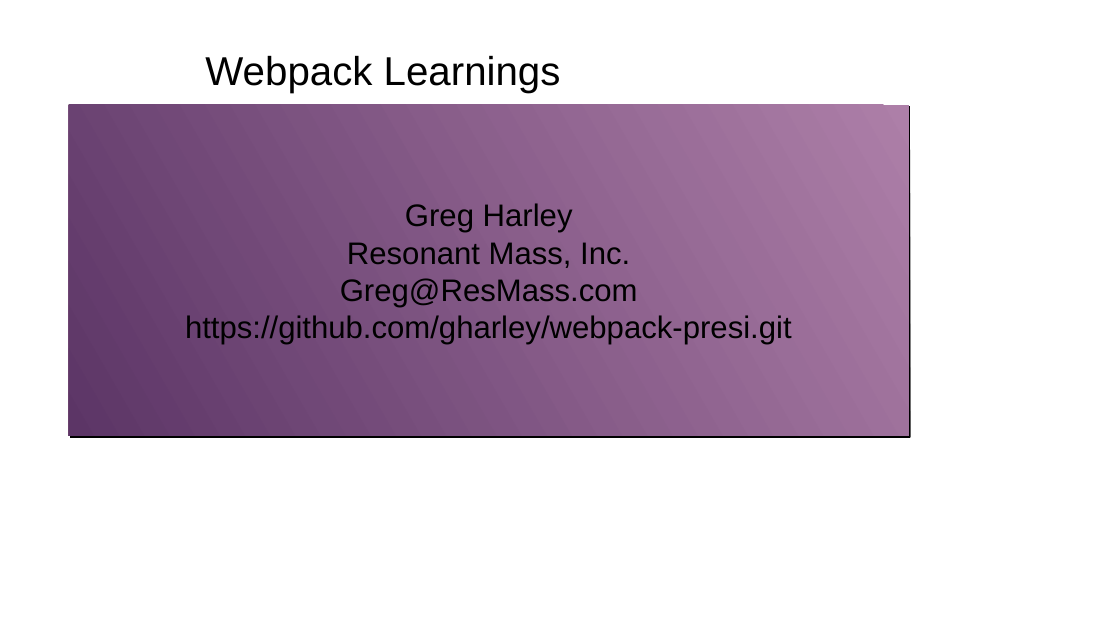
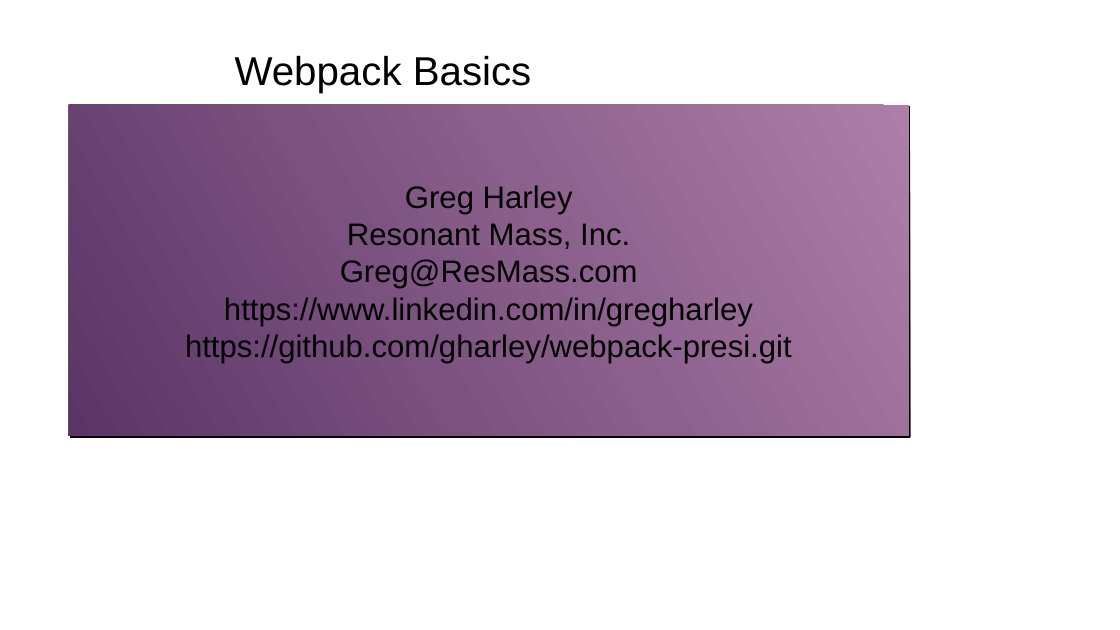
Before and after one commit to gharley/webpack-presi, a slide deck: slide 1 of webpack.odp. Drawn at 1120x630 pixels with LibreOffice and Linux fonts; fonts in the diff are those of the drawing; background and template pictures are left out. Boxes give left, top, right and bottom in pixels: in the first picture for what was removed or moved away, otherwise in the second. Text is boxed around its words. In the diff, an @@ line names an element or a change of style, - is before the commit and + after.

```diff
--- a/webpack.odp
+++ b/webpack.odp
@@ title at (x1=235, y1=55, x2=532, y2=93): text changed @@
-Webpack Learnings
+Webpack Basics
@@ subtitle at (x1=224, y1=297, x2=753, y2=326): paragraph added @@
+https://www.linkedin.com/in/gregharley
```
Also in this commit, not shown: 1 other slide changed, 2 other files.
